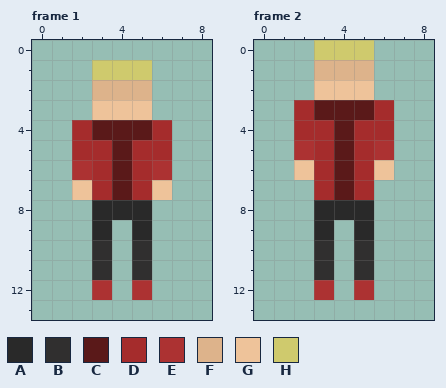
Pixel-art file, stored at Assets/PersonalAssets/NPC/Day3/Man2DayThreeCorrectFrontIdle.aseprite. The picture above was drawn from the file before the commit.
9x14 pixels, 3 frames. Shown: frame 1, frame 2. The commit also changed other frames, which this record leaves out.
Palette (. is transparent): A #292929  B #302f2f  C #5a1919  D #a52c2c  E #ac3232  F #ddb38b  G #eec39a  H #cfca6d
Once edited:
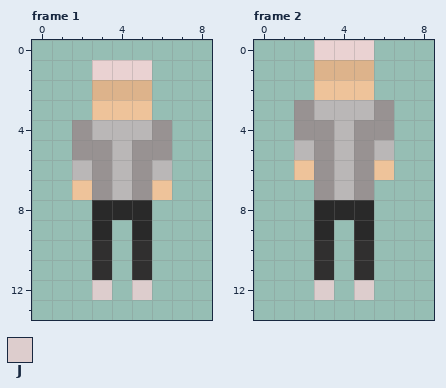
Colours new in this view: J #ddcdcd
Author's note on the commit: Asset update Added new skins for NPCs on day 3
Changes in this commit:
Colour C changes from #5a1919 to #bab7b7.
Colour D changes from #a52c2c to #989292.
Colour H changes from #cfca6d to #ead2d2.
Frame 1:
Colour E gives way to colour C in row 6 at x 2 and 6.
Colour E gives way to colour J in row 12 at x 3 and 5.
Frame 2:
Colour E gives way to colour C in row 5 at x 2 and 6.
Colour E gives way to colour J in row 12 at x 3 and 5.
